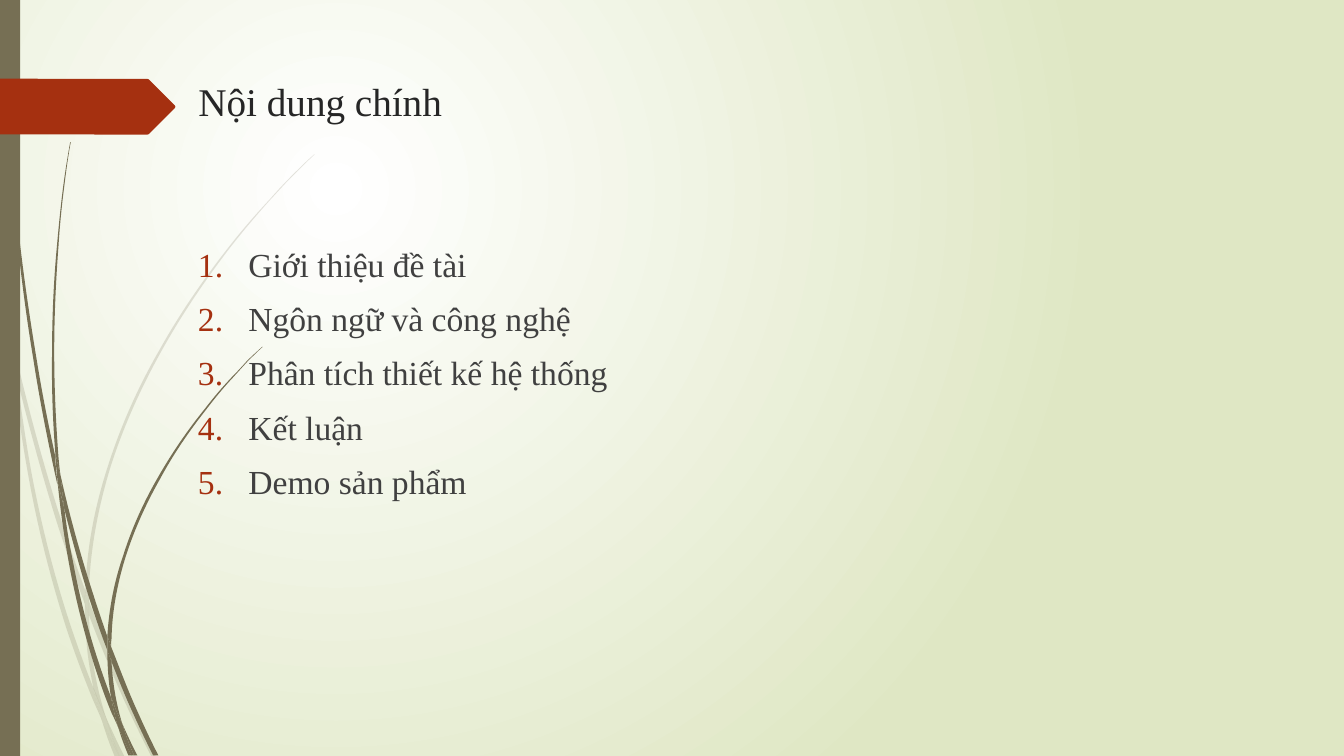
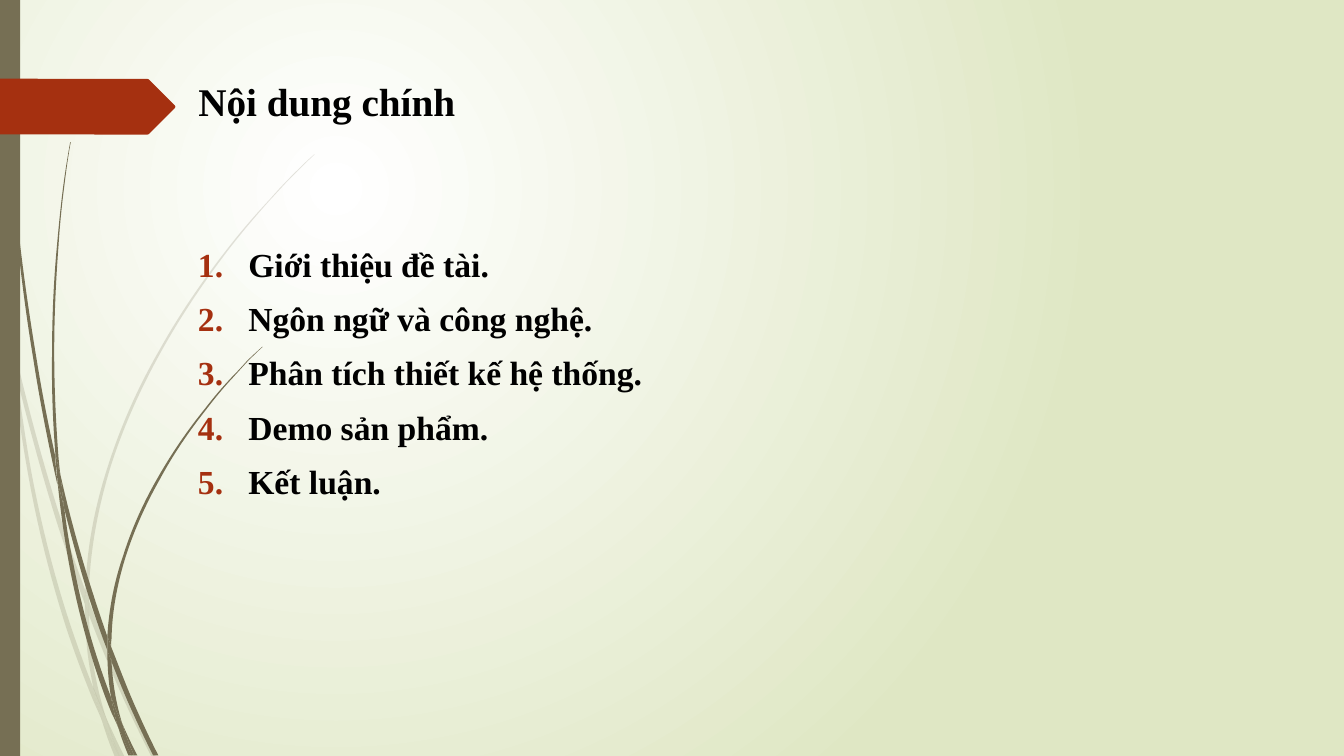
Before and after one commit to canhvip51/Project, a slide deck: slide 2 of DOC/Slidebaocao.pptm. Drawn at 1344x756 pixels with LibreOffice and Linux fonts; fonts in the diff are those of the drawing. Boxes give left, top, right and bottom in pixels: in the first picture for what was removed or moved away, otherwise in the second. Text is boxed around its words. In the diff, an @@ line names an element or a change of style, - is before the commit and + after.

```diff
--- a/DOC/Slidebaocao.pptm
+++ b/DOC/Slidebaocao.pptm
@@ title "Nội dung chính" at [198,88,456,123]: text colour #262626 to #000000, bold on @@
@@ text at [248,252,643,500]: text changed; text colour #404040 to #000000; bold on @@
-1. Giới thiệu đề tài
-2. Ngôn ngữ và công nghệ
-3. Phân tích thiết kế hệ thống
-4. Kết luận
-5. Demo sản phẩm
+1. Giới thiệu đề tài.
+2. Ngôn ngữ và công nghệ.
+3. Phân tích thiết kế hệ thống.
+4. Demo sản phẩm.
+5. Kết luận.
```
Also in this commit, not shown: 6 other slides changed, 48 other files.
